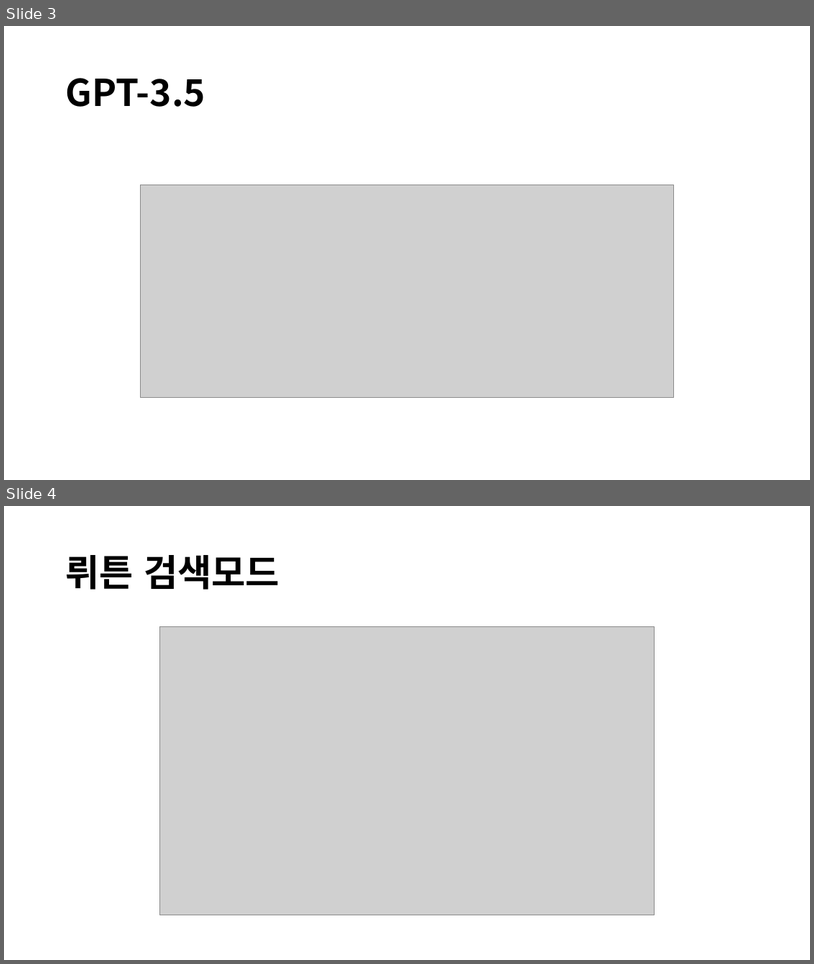
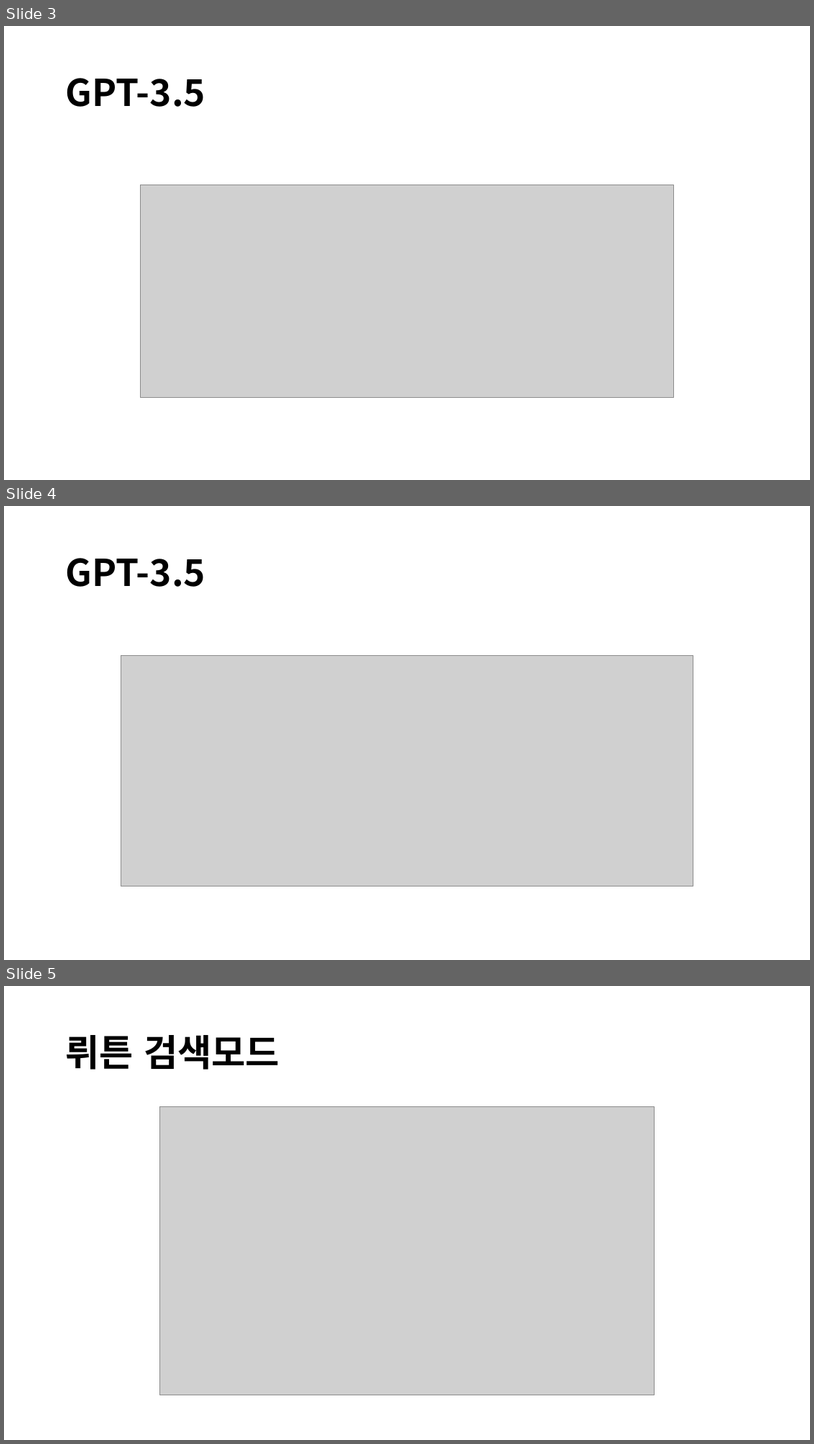
Before and after one commit to lolsaless/Python, a slide deck: 프롬프트 검색.pptx. Shown one above the other, each under a label of ours: slides 3 and 4 before the commit, slides 3, 4 and 5 after it. The pictures are 814x964 and 814x1444 pixels, drawn with LibreOffice and Linux fonts; fonts in the diff are those of the drawing; grey boxes stand for pictures. Boxes give left, top, right and bottom in pixels: in the first picture for what was removed or moved away, otherwise in the second. Text is boxed around its words. In the diff, an @@ line names an element or a change of style, - is before the commit and + after.

```diff
--- a/프롬프트 검색.pptx
+++ b/프롬프트 검색.pptx
@@ slide 4 added at bbox=[4, 506, 810, 960], background #FFFFFF @@
@@ title added at bbox=[65, 558, 206, 587], 44 pt, text #000000, bold @@
+GPT-3.5
@@ picture added at bbox=[121, 656, 694, 886] @@
@@ what was slide 4 is now slide 5 @@
```
Also in this commit, not shown: 1 slide changed, 5 other slides added, 1 other file.
